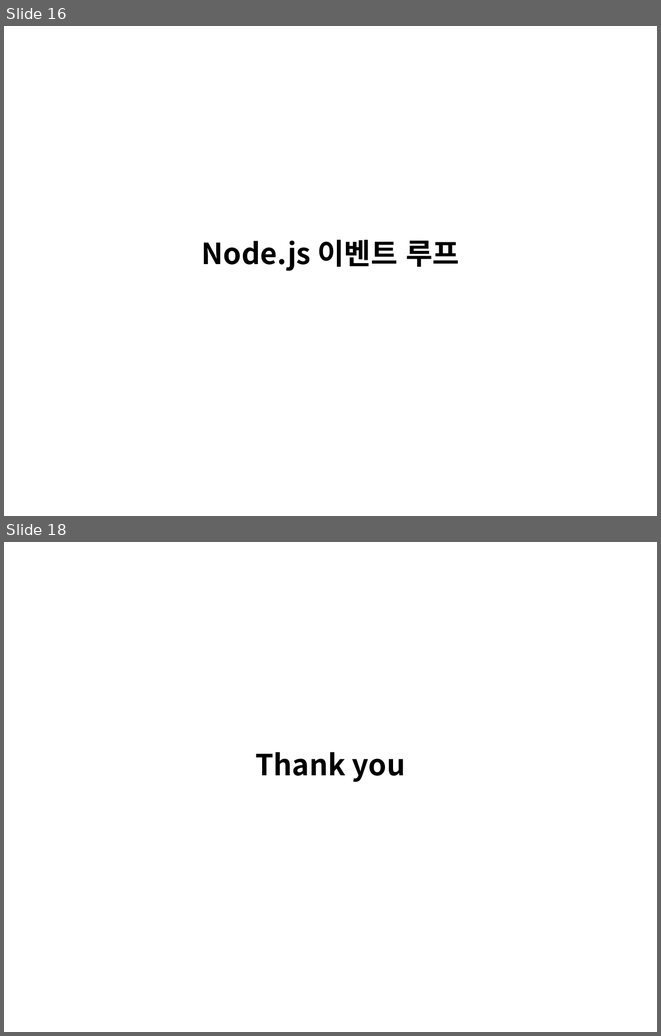
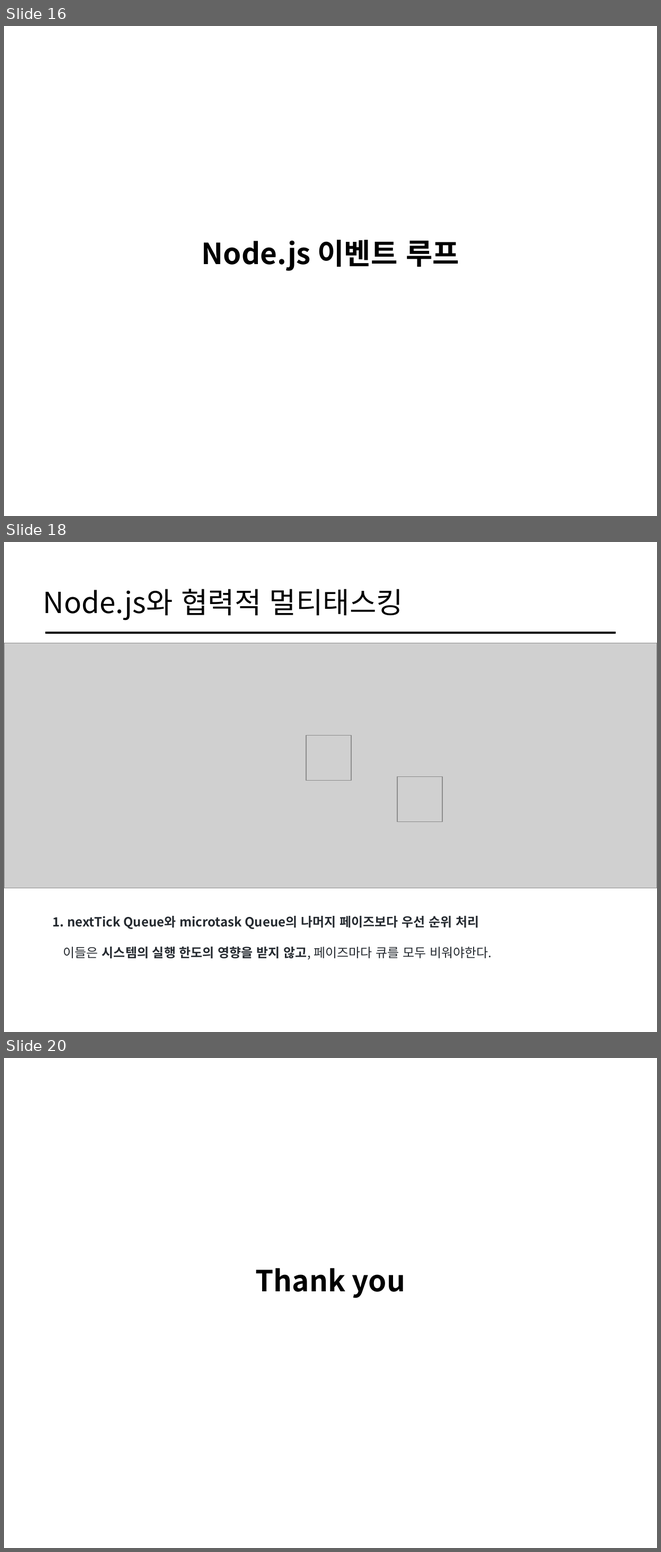
Before and after one commit to cs-study-org/cs-study, a slide deck: 08/yongki/ParallelandAsynchronous.pptx. Shown one above the other, each under a label of ours: slides 16 and 18 before the commit, slides 16, 18 and 20 after it; the slides between them are not shown. The pictures are 661x1036 and 661x1552 pixels, drawn with LibreOffice and Linux fonts; fonts in the diff are those of the drawing; grey boxes stand for pictures. Boxes give left, top, right and bottom in pixels: in the first picture for what was removed or moved away, otherwise in the second. Text is boxed around its words. In the diff, an @@ line names an element or a change of style, - is before the commit and + after.

```diff
--- a/08/yongki/ParallelandAsynchronous.pptx
+++ b/08/yongki/ParallelandAsynchronous.pptx
@@ slide 18 added at <box>4,542,657,1032</box>, background #FFFFFF @@
@@ title added at <box>43,589,403,620</box>, 32 pt, text #000000 @@
+Node.js와 협력적 멀티태스킹
@@ line added from (45, 633) to (616, 633), #000000 2 pt @@
@@ picture added at <box>4,643,657,888</box> @@
@@ picture added at <box>306,735,351,780</box> @@
@@ picture added at <box>397,776,442,821</box> @@
@@ text added at <box>53,916,492,959</box>, 14 pt, text #24292F, bold @@
+1. nextTick Queue와 microtask Queue의 나머지 페이즈보다 우선 순위 처리
+이들은 시스템의 실행 한도의 영향을 받지 않고, 페이즈마다 큐를 모두 비워야한다.
@@ what was slide 18 is now slide 20 @@
```
Also in this commit, not shown: 4 slides changed, 1 other slide added.
